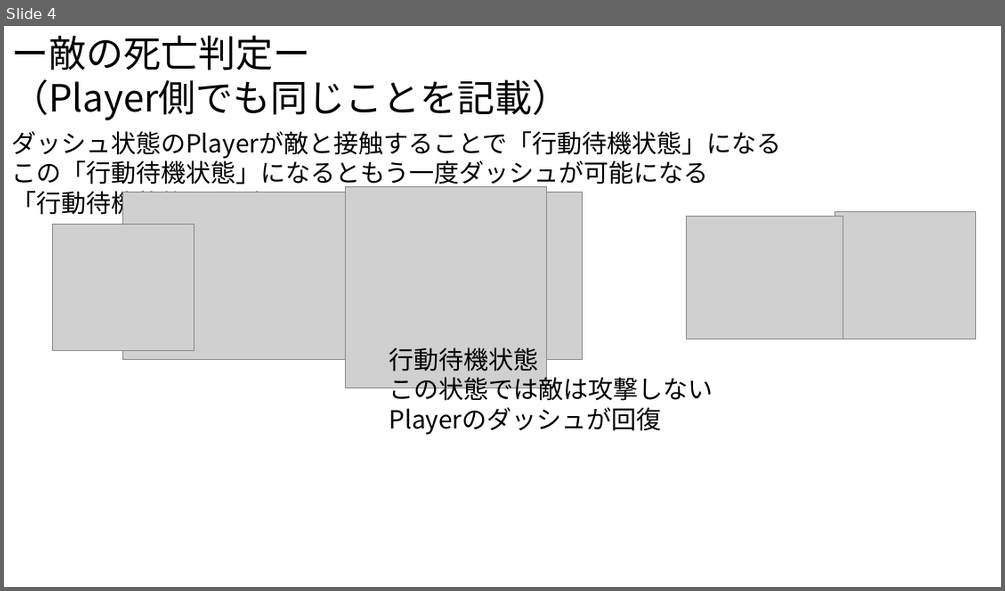
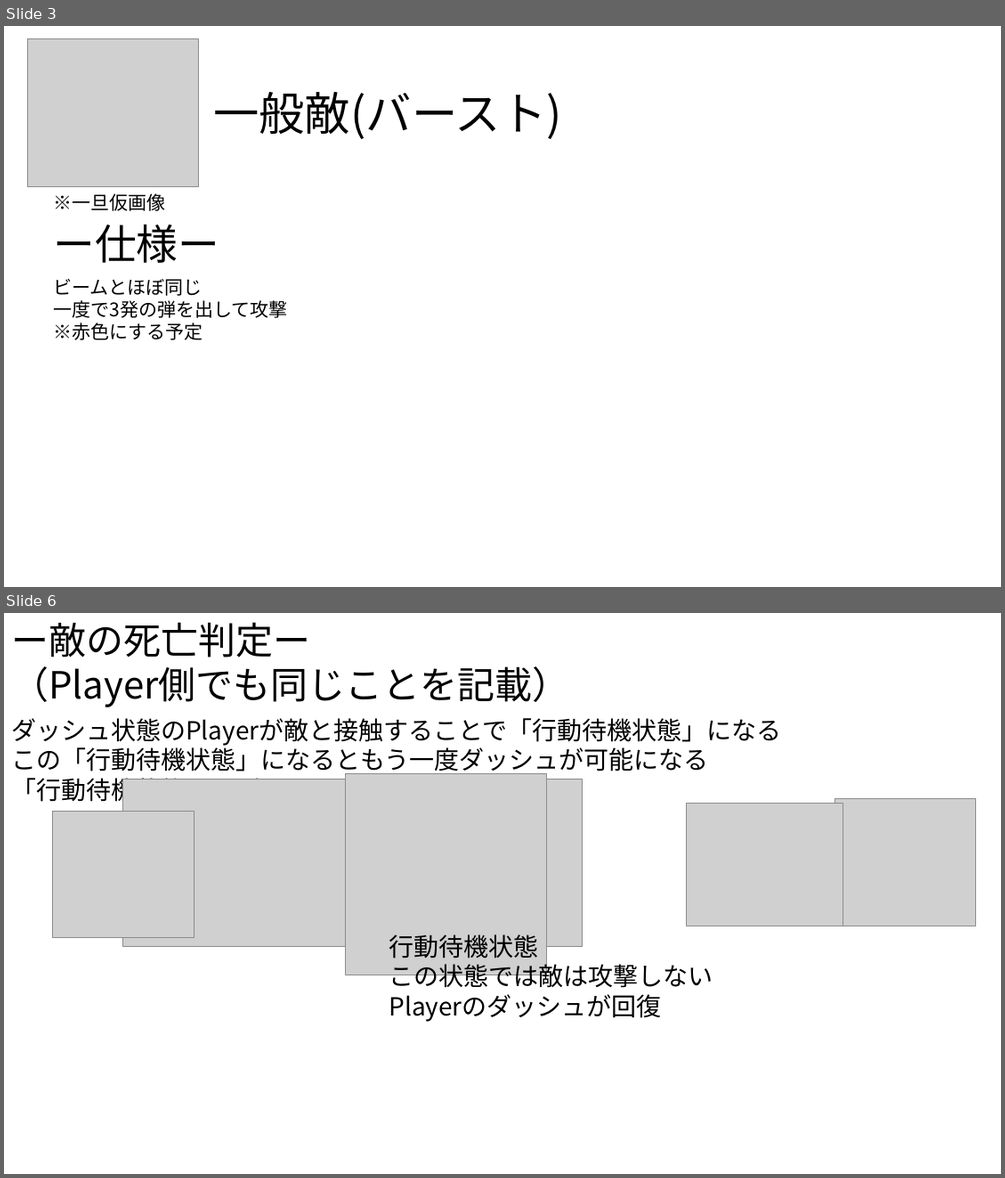
Before and after one commit to Shingo-Takenaka/Employment-work, a slide deck: 仕様書/Enemy.pptx. Shown one above the other, each under a label of ours: slide 4 before the commit, slides 3 and 6 after it; the slides between them are not shown. The pictures are 1005x591 and 1005x1178 pixels, drawn with LibreOffice and Linux fonts; fonts in the diff are those of the drawing; grey boxes stand for pictures. Boxes give left, top, right and bottom in pixels: in the first picture for what was removed or moved away, otherwise in the second. Text is boxed around its words. In the diff, an @@ line names an element or a change of style, - is before the commit and + after.

Commit message:
仕様書悩み...

```diff
--- a/仕様書/Enemy.pptx
+++ b/仕様書/Enemy.pptx
@@ slide 3 added at (x1=4, y1=26, x2=1001, y2=587), background #FFFFFF @@
@@ picture added at (x1=28, y1=38, x2=198, y2=187) @@
@@ text added at (x1=213, y1=92, x2=562, y2=139), 44 pt, text #000000 @@
+一般敵(バースト)
@@ text added at (x1=53, y1=193, x2=165, y2=211), 18 pt, text #000000 @@
+※一旦仮画像
@@ text added at (x1=54, y1=224, x2=220, y2=263), 40 pt, text #000000 @@
+ー仕様ー
@@ text added at (x1=53, y1=279, x2=287, y2=340), 18 pt, text #000000 @@
+ビームとほぼ同じ
+一度で3発の弾を出して攻撃
+※赤色にする予定
@@ what was slide 4 is now slide 6 @@
```
Also in this commit, not shown: 3 slides changed, 1 other slide added, 5 other files.
